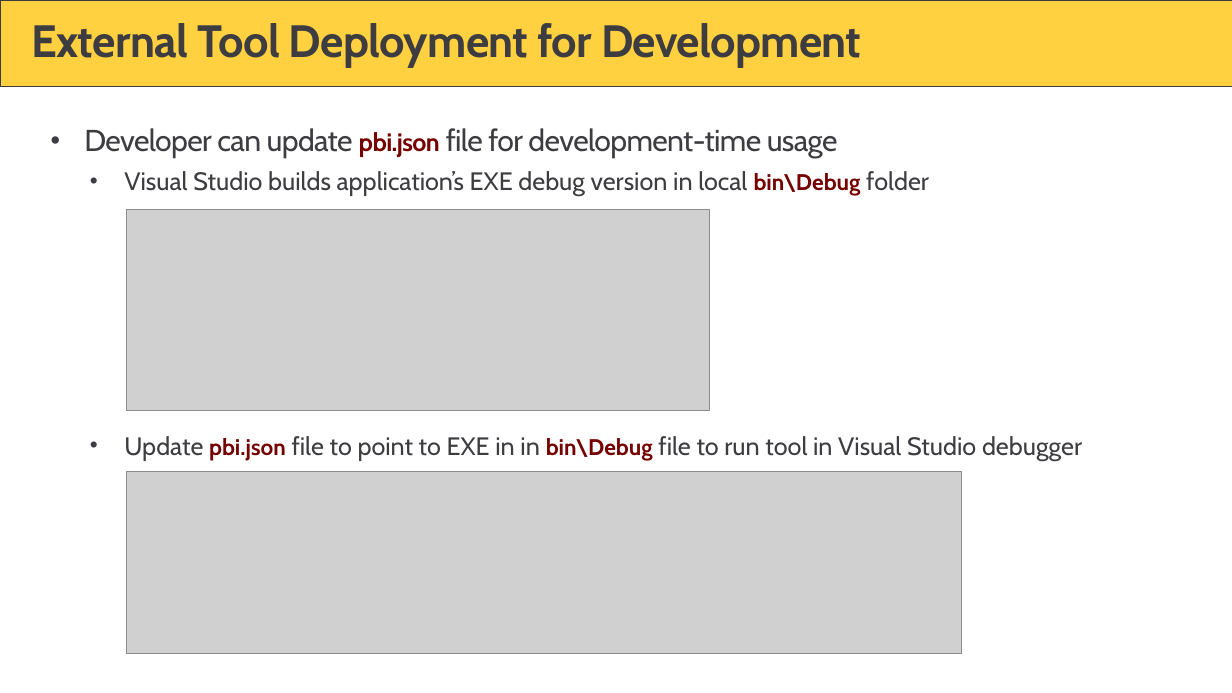
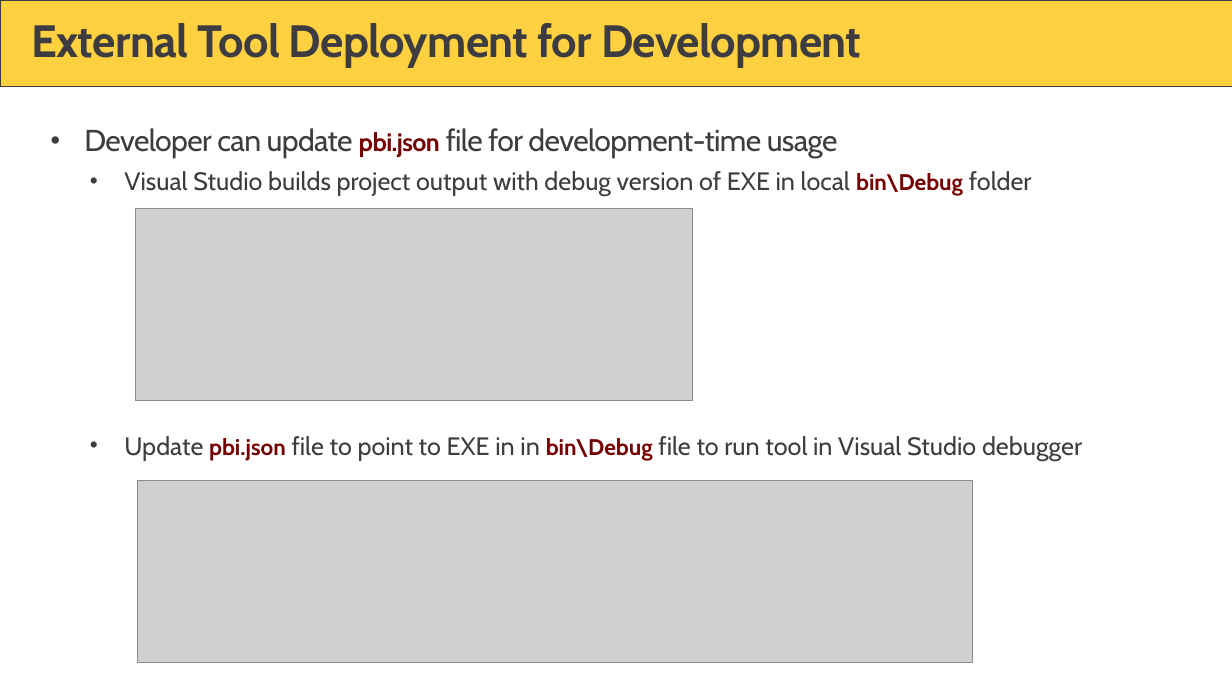
Before and after one commit to PowerBiDevCamp/Camp-Sessions, a slide deck: slide 14 of Session 31 - Developing External Tools for Power BI Desktop.pptx (slide 12 before the commit). Drawn at 1232x693 pixels with LibreOffice and Linux fonts; fonts in the diff are those of the drawing; grey boxes stand for pictures; background and template pictures are left out. Boxes give left, top, right and bottom in pixels: in the first picture for what was removed or moved away, otherwise in the second. Text is boxed around its words. In the diff, an @@ line names an element or a change of style, - is before the commit and + after.

```diff
--- a/Session 31 - Developing External Tools for Power BI Desktop.pptx
+++ b/Session 31 - Developing External Tools for Power BI Desktop.pptx
@@ text at [124,171,1032,196]: text changed @@
-  • Visual Studio builds application’s EXE debug version in local bin\Debug folder
+  • Visual Studio builds project output with debug version of EXE in local bin\Debug folder
@@ picture: place and size @@
-picture at [127,209,709,410]
+picture at [135,208,692,401]
@@ picture: place and size @@
-picture at [127,471,962,654]
+picture at [138,480,973,663]
```
Also in this commit, not shown: 16 other slides changed, 14 slides added, 11 slides removed, 6 other files.
